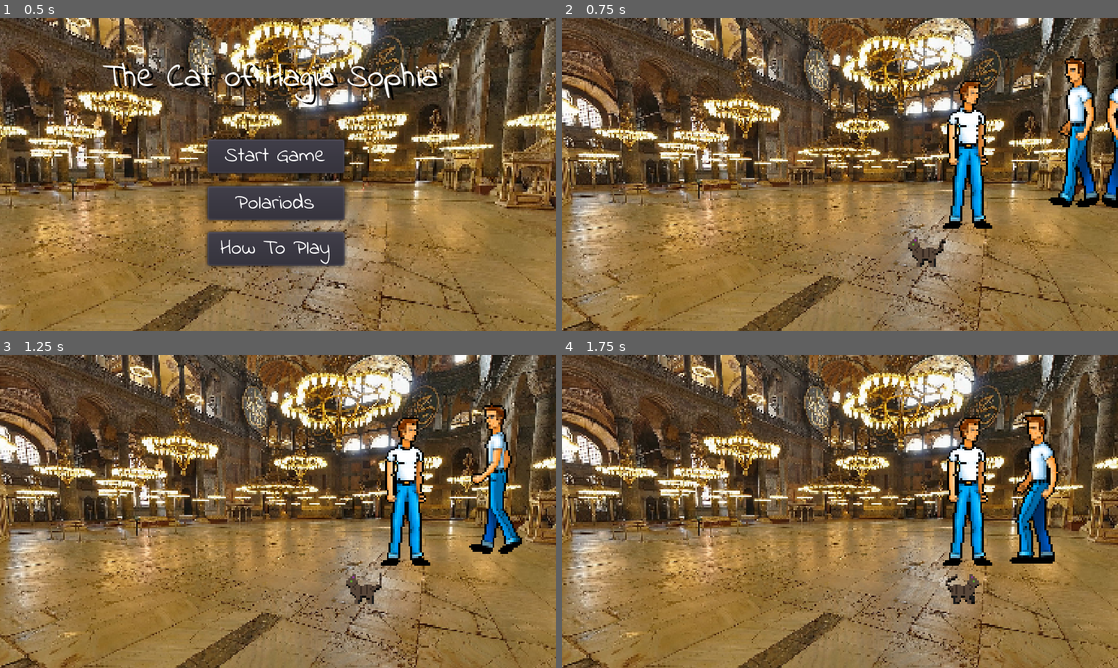
Above: before the commit, frames 1-4 (two rows, left to right).
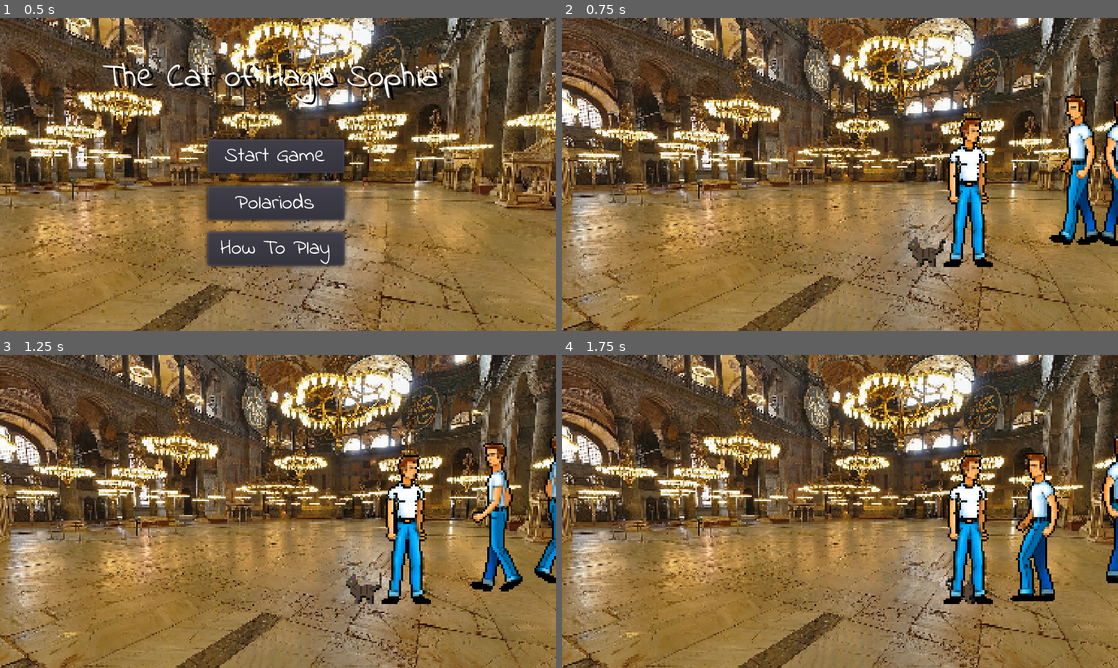
Above: after the commit, the same moments.

Repository: Frozander/BAUGamejam2021
Game: Godot game, scene res://Scenes/TitleScreen.tscn
Two runs of this game, one before a commit and one after it. Both use one fixed random seed, a clock stepped at 60 frames per second and the inputs below. Sound files missing from this copy of the repository are replaced by a short silence.
Inputs:
- Up to frame 1 (0.5 s): no input
- Up to frame 2 (0.75 s): click "Start Game" at 0.5 s
- Up to frame 3 (1.25 s): no input
- Up to frame 4 (1.75 s): hold Right (ui_right) from 1.28 s (still down); tap Space (ui_select) at 1.52 s

Frame 1 is identical in both runs. In frame 2, 7.2% of the frame differs, in the area x 68-100%, y 12-80%; in frame 3, 6.7%; in frame 4, 7.1%.

Commit message:
Exclusion zones added

Diff:
--- a/Assets/Prefabs/Person.tscn
+++ b/Assets/Prefabs/Person.tscn
@@ -77,12 +77,11 @@
 "speed": 5.0
 } ]
 
-[sub_resource type="RectangleShape2D" id=17]
+[sub_resource type="RectangleShape2D" id=16]
 extents = Vector2( 18, 7 )
 
-[sub_resource type="RectangleShape2D" id=16]
+[sub_resource type="RectangleShape2D" id=17]
 extents = Vector2( 45.6419, 55.6815 )
-
 
 [node name="Person" type="Area2D"]
 position = Vector2( -7.62939e-06, -60.9178 )
--- a/Scenes/Game.tscn
+++ b/Scenes/Game.tscn
@@ -8,7 +8,10 @@
 extents = Vector2( 240, 40 )
 
 [sub_resource type="RectangleShape2D" id=2]
-extents = Vector2( 10, 48.5 )
+extents = Vector2( 10, 56.5618 )
+
+[sub_resource type="RectangleShape2D" id=3]
+extents = Vector2( 253.227, 10 )
 
 [node name="Game" type="Node2D"]
 script = ExtResource( 3 )
@@ -22,28 +25,42 @@
 position = Vector2( 279.635, 177.739 )
 
 [node name="MoveZone" type="Area2D" parent="."]
-position = Vector2( 216.703, 168.821 )
-
-[node name="CollisionShape2D" type="CollisionShape2D" parent="MoveZone"]
-position = Vector2( 0.5, -0.529724 )
-shape = SubResource( 1 )
-
-[node name="RightPort" type="Area2D" parent="."]
-position = Vector2( 441.5, 170 )
+position = Vector2( 217.233, 197.956 )
 __meta__ = {
 "_edit_group_": true
 }
 
-[node name="CollisionShape2D" type="CollisionShape2D" parent="RightPort"]
-shape = SubResource( 2 )
+[node name="CollisionShape2D" type="CollisionShape2D" parent="MoveZone"]
+shape = SubResource( 1 )
 
-[node name="LeftPort" type="Area2D" parent="."]
-position = Vector2( -14, 167 )
+[node name="RightExclusion" type="Area2D" parent="."]
+position = Vector2( 447.857, 188.541 )
 __meta__ = {
 "_edit_group_": true
 }
 
-[node name="CollisionShape2D" type="CollisionShape2D" parent="LeftPort"]
+[node name="CollisionShape2D" type="CollisionShape2D" parent="RightExclusion"]
 shape = SubResource( 2 )
-[connection signal="area_entered" from="RightPort" to="." method="_on_RightPort_area_entered"]
-[connection signal="area_entered" from="LeftPort" to="." method="_on_LeftPort_area_entered"]
+
+[node name="LeftExclusion" type="Area2D" parent="."]
+position = Vector2( -20.3568, 189.249 )
+__meta__ = {
+"_edit_group_": true
+}
+
+[node name="CollisionShape2D" type="CollisionShape2D" parent="LeftExclusion"]
+shape = SubResource( 2 )
+
+[node name="TopExclusion" type="Area2D" parent="."]
+
+[node name="CollisionShape2D" type="CollisionShape2D" parent="TopExclusion"]
+position = Vector2( 221.957, 146.736 )
+shape = SubResource( 3 )
+
+[node name="BottomExclusion" type="Area2D" parent="."]
+
+[node name="CollisionShape2D" type="CollisionShape2D" parent="BottomExclusion"]
+position = Vector2( 223.017, 248.974 )
+shape = SubResource( 3 )
+[connection signal="area_entered" from="RightExclusion" to="." method="_on_RightPort_area_entered"]
+[connection signal="area_entered" from="LeftExclusion" to="." method="_on_LeftPort_area_entered"]
Not shown: 1 places in Assets/Prefabs/Person.tscn that only renumber resources
Not shown: 1 places in Scenes/Game.tscn that only renumber resources
